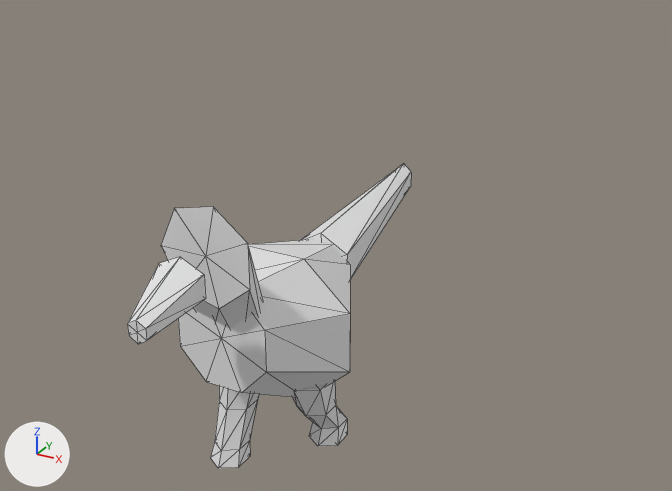
Renders of the OBJ model data/animals/sanhaco/walk/3.obj from each side of a commit.
Both versions are drawn from a 50 mm lens placed at (0.506, -0.777, 0.673), pointed at (0.04, 0.069, 0.25). Arrows for +X, +Y and +Z are at lower left; the lights stay in place. The older version comes first. Mesh edges are drawn as thin lines. Where no turn or scale is listed for an object, it has been applied to the vertices.

Objects in the first picture: 'sanhaco_walk_3'.
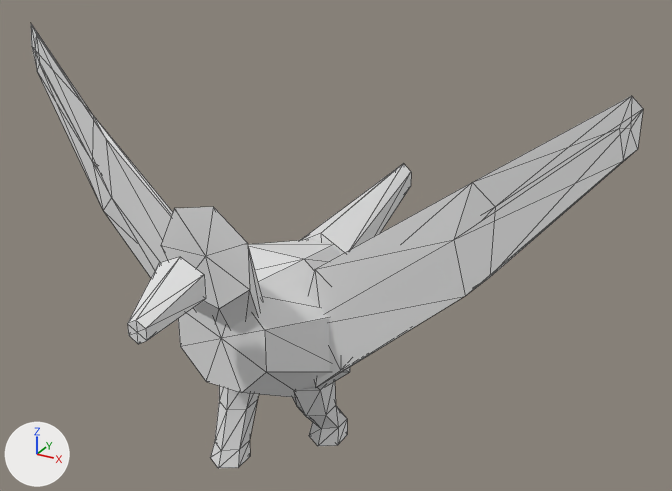
Pixel boxes (x1, y1, x2, y2) of what changed, in the pictures (672 x 491 px):
'sanhaco_walk_3', reshaped (115% wider, 46% taller): before (127, 164, 411, 468); after (31, 24, 643, 468)
part 1 of me_sanhaco_walk_3, added: after (31, 24, 173, 278)
part 2 of me_sanhaco_walk_3, added: after (308, 96, 643, 387)

The change, as a diff of the scene's bpy script:
```diff
--- a/data/animals/sanhaco/walk/3.obj.py
+++ b/data/animals/sanhaco/walk/3.obj.py
@@ me_sanhaco_walk_3 @@
 # used by ob_sanhaco_walk_3; location = (0.0, 0.0, 0.0)
-me_sanhaco_walk_3.from_pydata(...)  # 122 vertices, 220 faces; spans x -0.096..0.096, y -0.228..0.306, z 0.0..0.356
+me_sanhaco_walk_3.from_pydata(...)  # 156 vertices, 280 faces; spans x -0.362..0.36, y -0.228..0.306, z 0.0..0.47
+# me_sanhaco_walk_3 part 1: a new loose piece of 17 vertices spanning x -0.362..-0.057, y -0.03..0.036, z 0.124..0.47
+# me_sanhaco_walk_3 part 2: a new loose piece of 17 vertices spanning x 0.052..0.36, y -0.031..0.036, z 0.124..0.47
```
